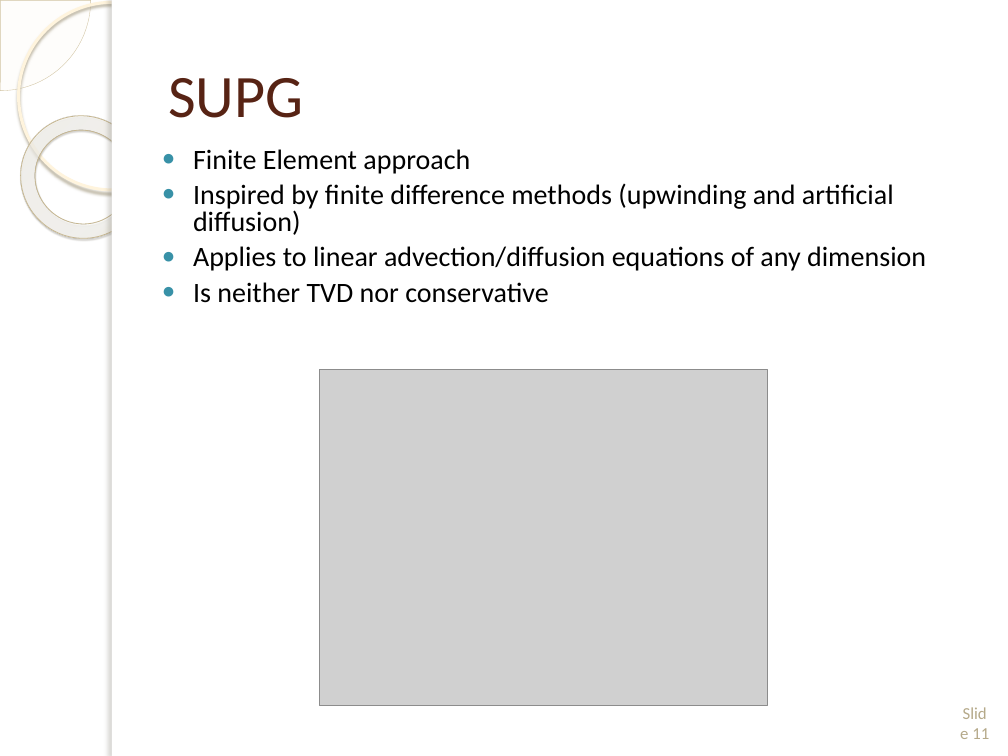
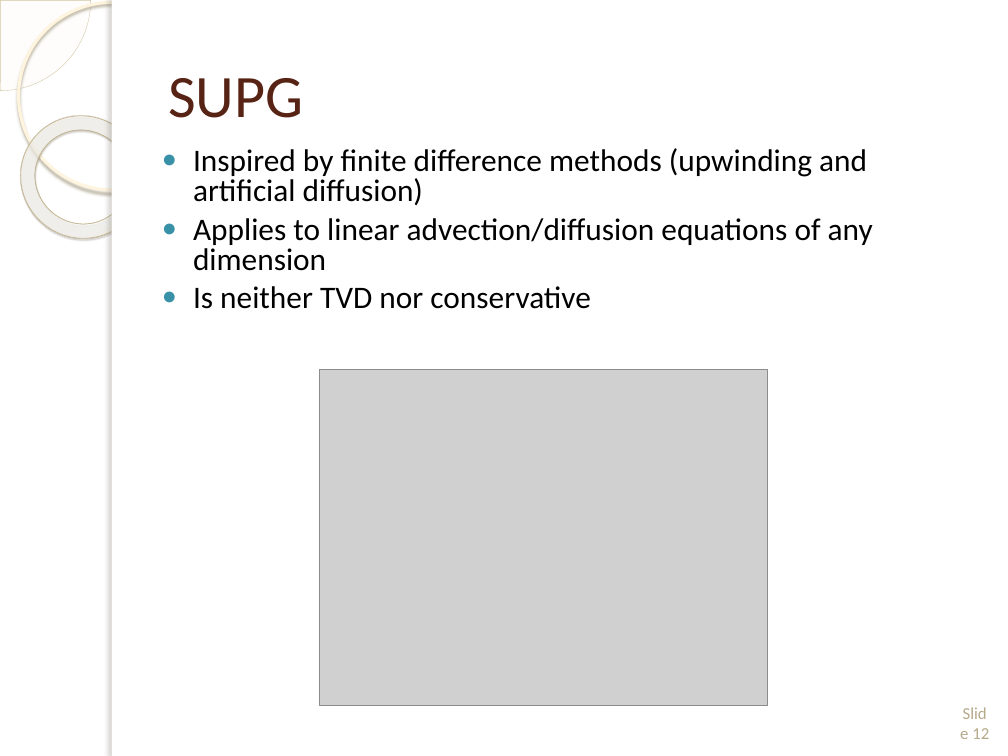
Before and after one commit to wmatern/summer_LANL, a slide deck: slide 12 of Final Research Presentation/Final_LongPres_Davis_Matern.pptx (slide 11 before the commit). Drawn at 1008x756 pixels with LibreOffice and Linux fonts; fonts in the diff are those of the drawing; grey boxes stand for pictures; background and template pictures are left out. Boxes give left, top, right and bottom in pixels: in the first picture for what was removed or moved away, otherwise in the second. Text is boxed around its words. In the diff, an @@ line names an element or a change of style, - is before the commit and + after.

```diff
--- a/Final Research Presentation/Final_LongPres_Davis_Matern.pptx
+++ b/Final Research Presentation/Final_LongPres_Davis_Matern.pptx
@@ text "Inspired by finite difference methods ..." at [193, 148, 873, 309]: size 20 to 22.4 pt @@
@@ text at [193, 149, 470, 174]: paragraph removed @@
-● Finite Element approach
@@ page number at [972, 728, 989, 739]: text changed @@
-Slide 11
+Slide 12
```
Also in this commit, not shown: 4 other slides changed, 2 slides added, 1 slide removed, 15 other files.
